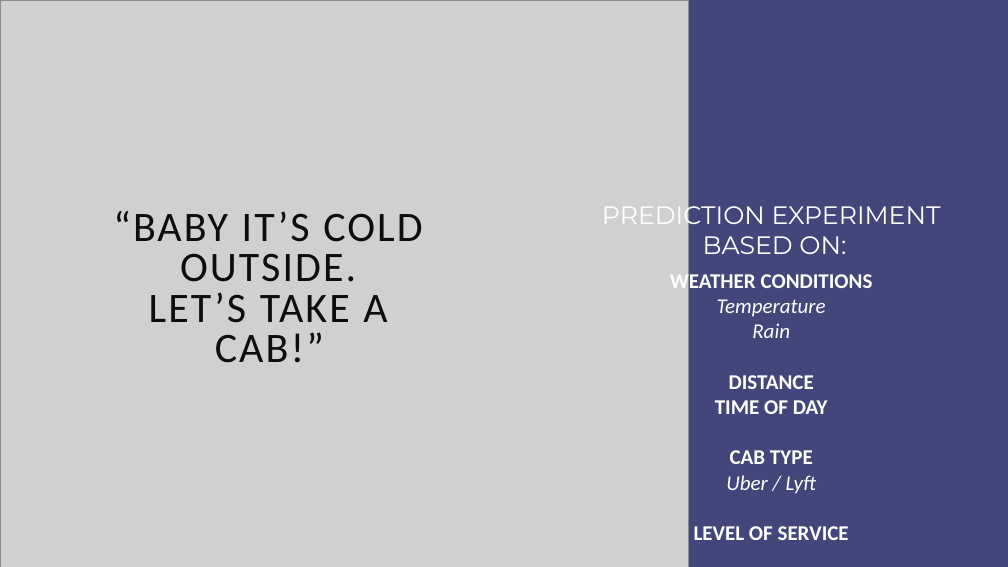
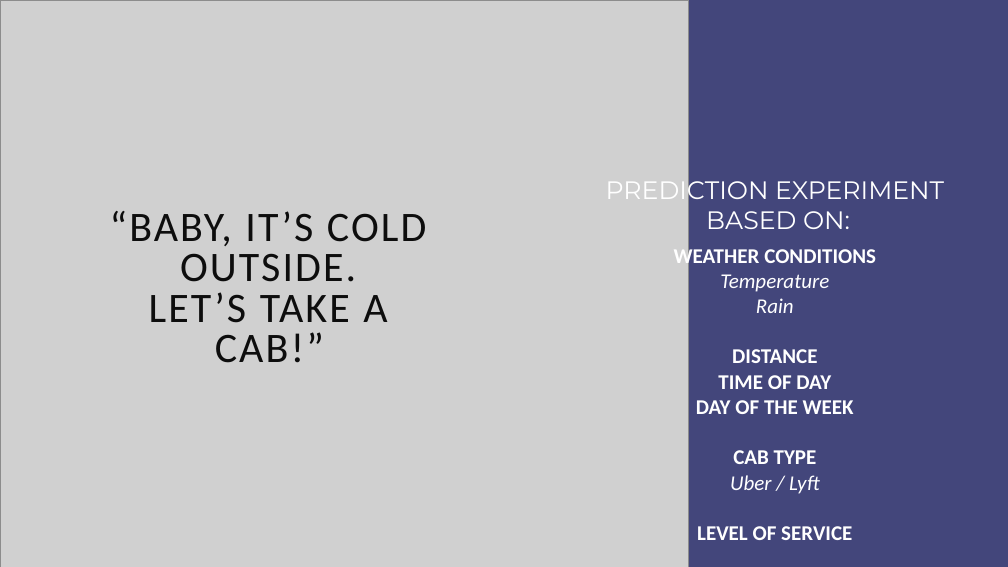
Before and after one commit to eugeniagr/WhoRunTheWorld_TaxisProject, a slide deck: slide 9 of UBER_LYFT_prices_prediction_Project_final.pptx (slide 7 before the commit). Drawn at 1008x567 pixels with LibreOffice and Linux fonts; fonts in the diff are those of the drawing; grey boxes stand for pictures. Boxes give left, top, right and bottom in pixels: in the first picture for what was removed or moved away, otherwise in the second. Text is boxed around its words. In the diff, an @@ line names an element or a change of style, - is before the commit and + after.

```diff
--- a/UBER_LYFT_prices_prediction_Project_final.pptx
+++ b/UBER_LYFT_prices_prediction_Project_final.pptx
@@ text "PREDICTION EXPERIMENT BASED ON:": place and size @@
-text "PREDICTION EXPERIMENT BASED ON:" at box(602, 199, 941, 254)
+text "PREDICTION EXPERIMENT BASED ON:" at box(606, 174, 944, 229)
@@ title at box(110, 211, 426, 363): text changed @@
-“BABY IT’S COLD OUTSIDE.
-LET’S TAKE A CAB!”
+“BABY, IT’S COLD OUTSIDE.
+LET’S TAKE A CAB!”
@@ subtitle "WEATHER CONDITIONS": place and size @@
-subtitle "WEATHER CONDITIONS" at box(670, 270, 873, 540)
+subtitle "WEATHER CONDITIONS" at box(674, 245, 876, 540)
@@ subtitle at box(696, 400, 854, 414): paragraph added @@
+DAY OF THE WEEK
```
Also in this commit, not shown: 2 other slides changed, 2 slides added, 1 other file.
